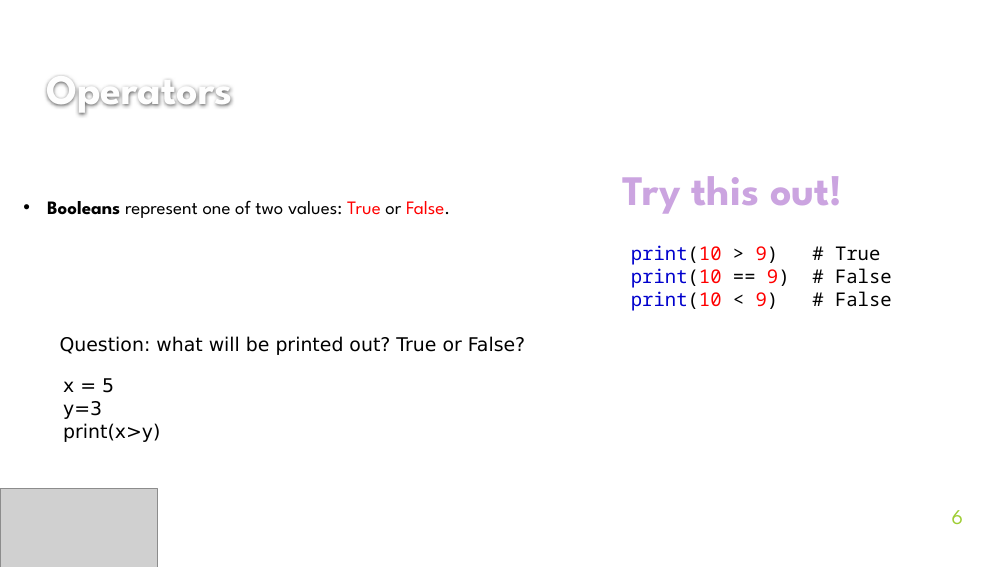
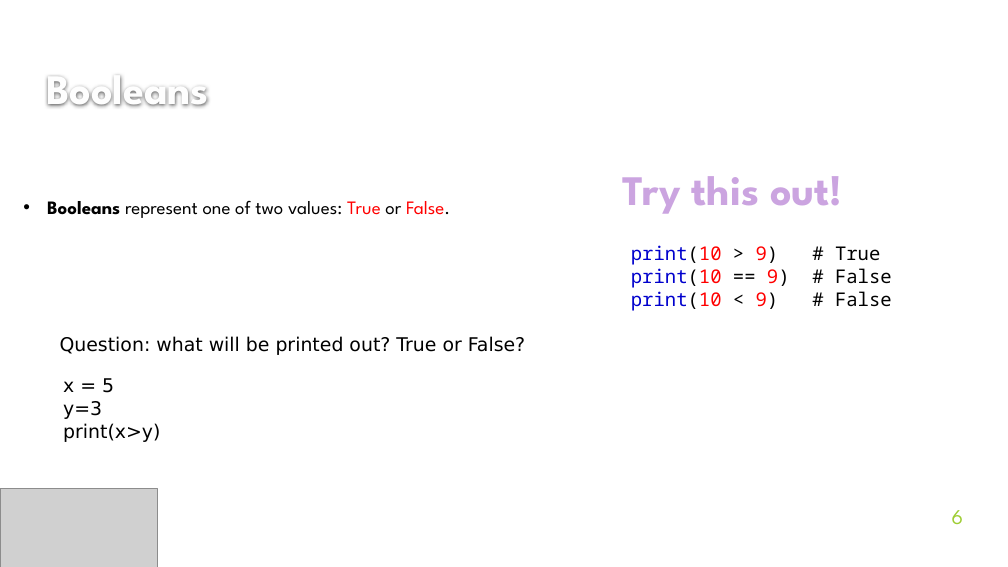
Before and after one commit to bigbrainacademy/python4kids, a slide deck: slide 6 of lec03/3.pptx. Drawn at 1008x567 pixels with LibreOffice and Linux fonts; fonts in the diff are those of the drawing; grey boxes stand for pictures; background and template pictures are left out. Boxes give left, top, right and bottom in pixels: in the first picture for what was removed or moved away, otherwise in the second. Text is boxed around its words. In the diff, an @@ line names an element or a change of style, - is before the commit and + after.

```diff
--- a/lec03/3.pptx
+++ b/lec03/3.pptx
@@ title at (46,76,209,107): text changed @@
-Operators
+Booleans
```
Also in this commit, not shown: 1 other file.
